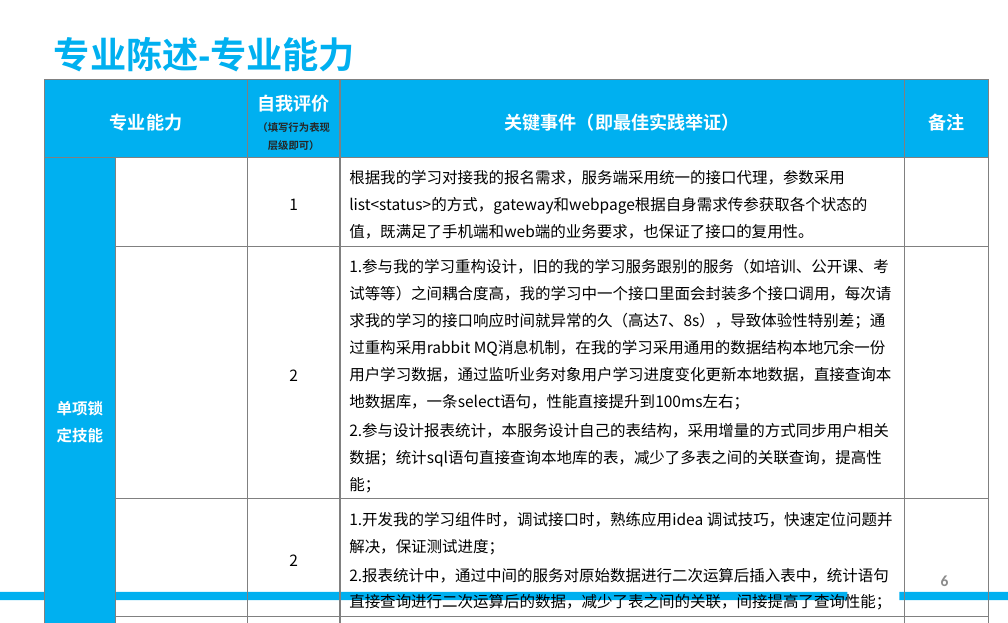
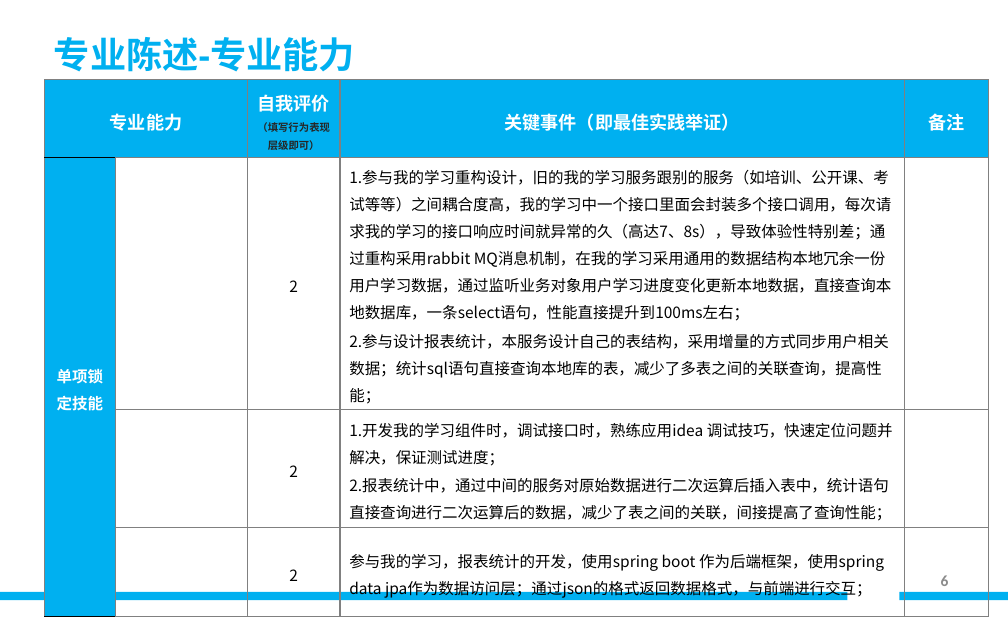
Before and after one commit to fzdxyhr/project_for_word, a slide deck: slide 6 of 工程院五部-P4晋升评审材料-严火荣291814-101教育平台/员工晋升陈述材料.pptx. Drawn at 1008x623 pixels with LibreOffice and Linux fonts; fonts in the diff are those of the drawing; background and template pictures are left out. Boxes give left, top, right and bottom in pixels: in the first picture for what was removed or moved away, otherwise in the second. Text is boxed around its words. In the diff, an @@ line names an element or a change of style, - is before the commit and + after.

```diff
--- a/工程院五部-P4晋升评审材料-严火荣291814-101教育平台/员工晋升陈述材料.pptx
+++ b/工程院五部-P4晋升评审材料-严火荣291814-101教育平台/员工晋升陈述材料.pptx
@@ table at box(45, 80, 988, 603) @@
-row 2: 单项锁定技能 | 需求分析 | 1 | 根据我的学习对接我的报名需求，服务端采用统一的接口代理，参数采用list<status>的方式，gateway和webpage根据自身需求传参获取各个状态的值，既满足了手机端和web端的业务要求，也保证了接口的复用性。 | 
-row 3:  | 软件设计 | 2 | 1.参与我的学习重构设计，旧的我的学习服务跟别的服务（如培训、公开课、考试等等）之间耦合度高，我的学习中一个接口里面会封装多个接口调用，每次请求我的学习的接口响应时间就异常的久（高达7、8s），导致体验性特别差；通过重构采用rabbit MQ消息机制，在我的学习采用通用的数据结构本地冗余一份用户学习数据，通过监听业务对象用户学习进度变化更新本地数据，直接查询本地数据库，一条select语句，性能直接提升到100ms左右； / 2.参与设计报表统计，本服务设计自己的表结构，采用增量的方式同步用户相关数据；统计sql语句直接查询本地库的表，减少了多表之间的关联查询，提高性能； | 
+row 2: 单项锁定技能 | 软件设计 | 2 | 1.参与我的学习重构设计，旧的我的学习服务跟别的服务（如培训、公开课、考试等等）之间耦合度高，我的学习中一个接口里面会封装多个接口调用，每次请求我的学习的接口响应时间就异常的久（高达7、8s），导致体验性特别差；通过重构采用rabbit MQ消息机制，在我的学习采用通用的数据结构本地冗余一份用户学习数据，通过监听业务对象用户学习进度变化更新本地数据，直接查询本地数据库，一条select语句，性能直接提升到100ms左右； / 2.参与设计报表统计，本服务设计自己的表结构，采用增量的方式同步用户相关数据；统计sql语句直接查询本地库的表，减少了多表之间的关联查询，提高性能； | 
-row 4, column 4: 熟练掌握java知识，基本数据结构（如集合）；了解jvm机制； / 熟悉linux系统及相关命令的使用；
+row 4, column 4: 参与我的学习，报表统计的开发，使用spring boot 作为后端框架，使用spring data jpa作为数据访问层；通过json的格式返回数据格式，与前端进行交互；
```
Also in this commit, not shown: 2 other slides changed.
